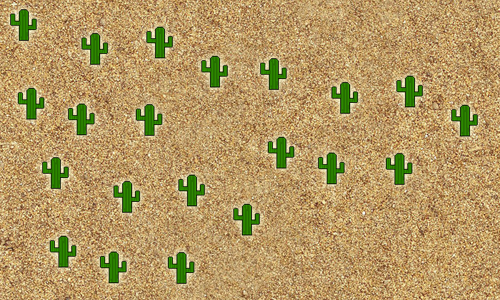
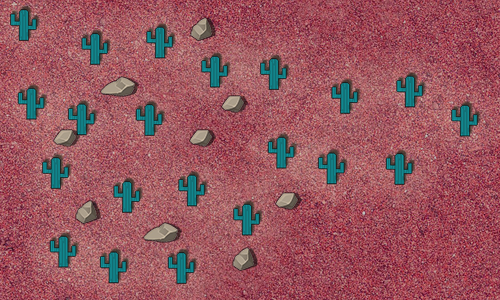
Layers edited between the first and the second 500px x 300px image:
added layer "Capa 2" above "Capa 7 copia 2" over [54, 18, 298, 270]
painted on "Capa 7 copia 2" over [10, 9, 478, 284]
painted on "Fondo copia" over [0, 0, 500, 300]
